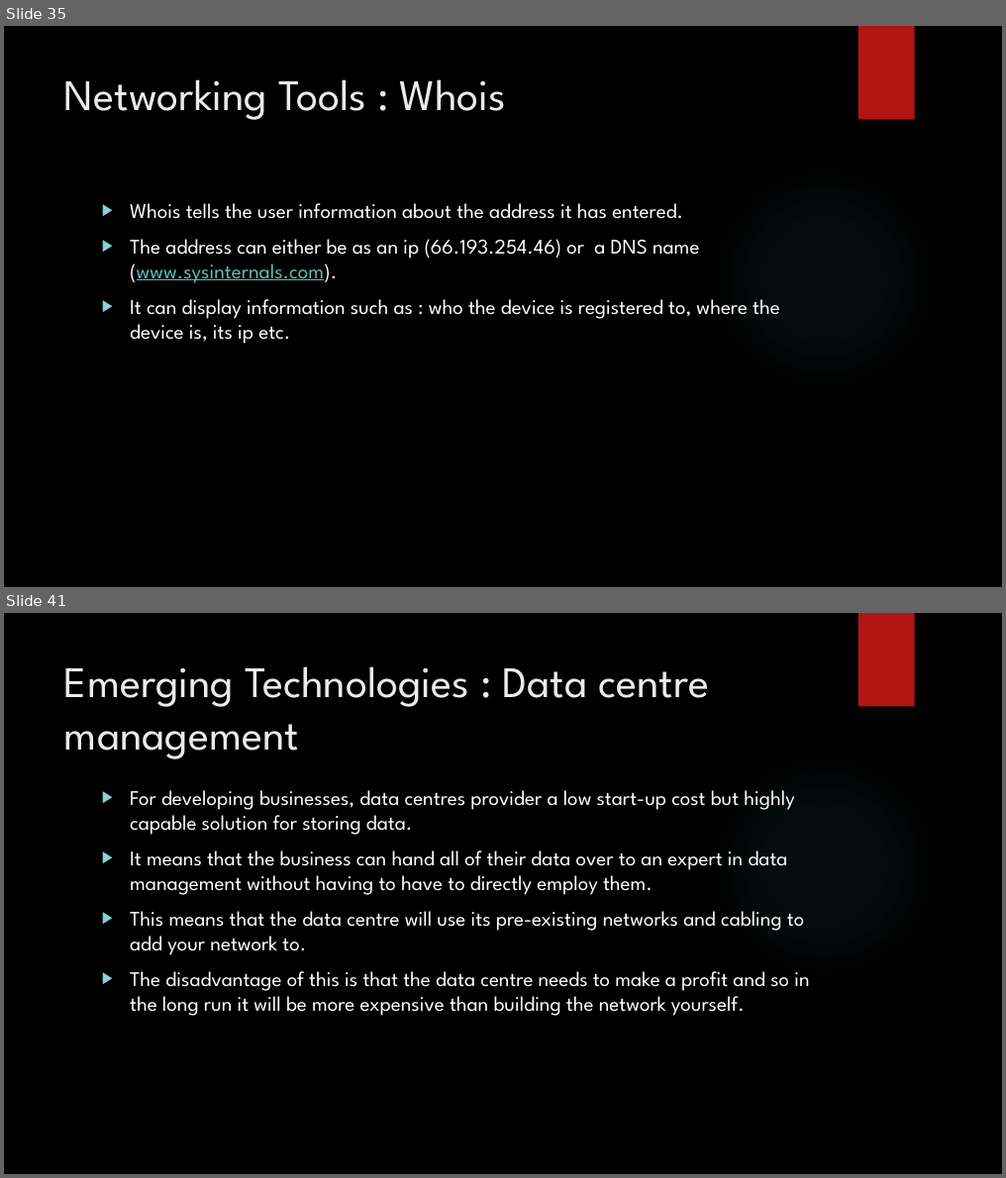
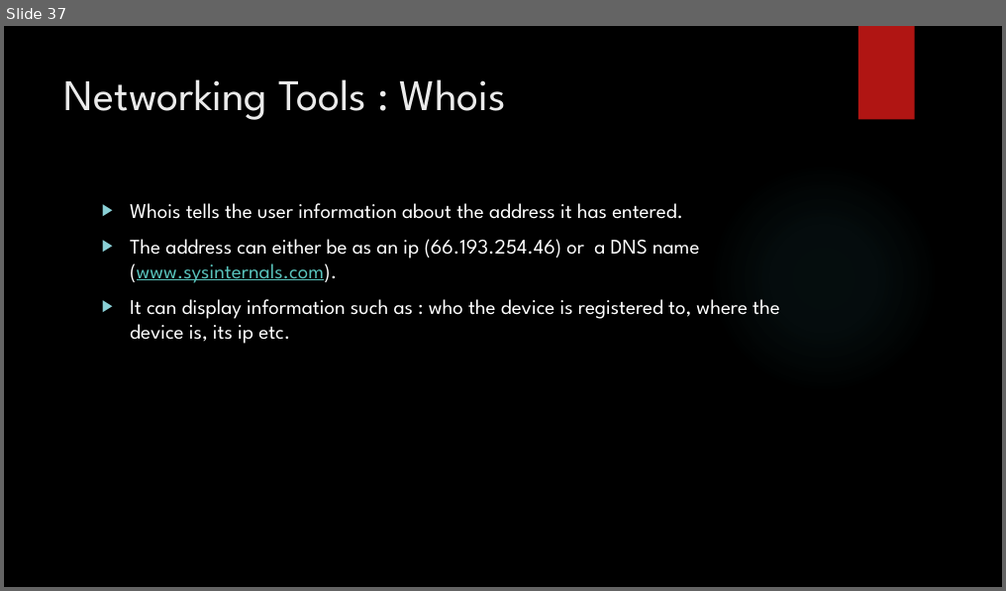
Before and after one commit to SimonLight001/College, a slide deck: Unit 5/Assignment 1/Unit 5 presentation for P1,2,3,M1.pptx. Shown one above the other, each under a label of ours: slides 35 and 41 before the commit, slide 37 after it; the slides between them are not shown. The pictures are 1006x1178 and 1006x591 pixels, drawn with LibreOffice and Linux fonts; fonts in the diff are those of the drawing; background and template pictures are left out. Boxes give left, top, right and bottom in pixels: in the first picture for what was removed or moved away, otherwise in the second. Text is boxed around its words. In the diff, an @@ line names an element or a change of style, - is before the commit and + after.

```diff
--- a/Unit 5/Assignment 1/Unit 5 presentation for P1,2,3,M1.pptx
+++ b/Unit 5/Assignment 1/Unit 5 presentation for P1,2,3,M1.pptx
@@ slide 41 removed at box(4, 613, 1002, 1174), background picture (left out); not listed: 2 template elements that a slide beside it also shows @@
@@ title removed at box(64, 666, 709, 760) @@
-  Emerging Technologies : Data centre management
@@ text removed at box(130, 790, 809, 1016) @@
-▶ For developing businesses, data centres provider a low start-up cost but highly capable solution for storing data.
-▶ It means that the business can hand all of their data over to an expert in data management without having to have to directly employ them.
-▶ This means that the data centre will use its pre-existing networks and cabling to add your network to.
-▶ The disadvantage of this is that the data centre needs to make a profit and so in the long run it will be more expensive than building the network yourself.
@@ what was slide 35 is now slide 37 @@
```
Also in this commit, not shown: 3 slides changed, 11 slides added, 4 other slides removed, 21 other files.
